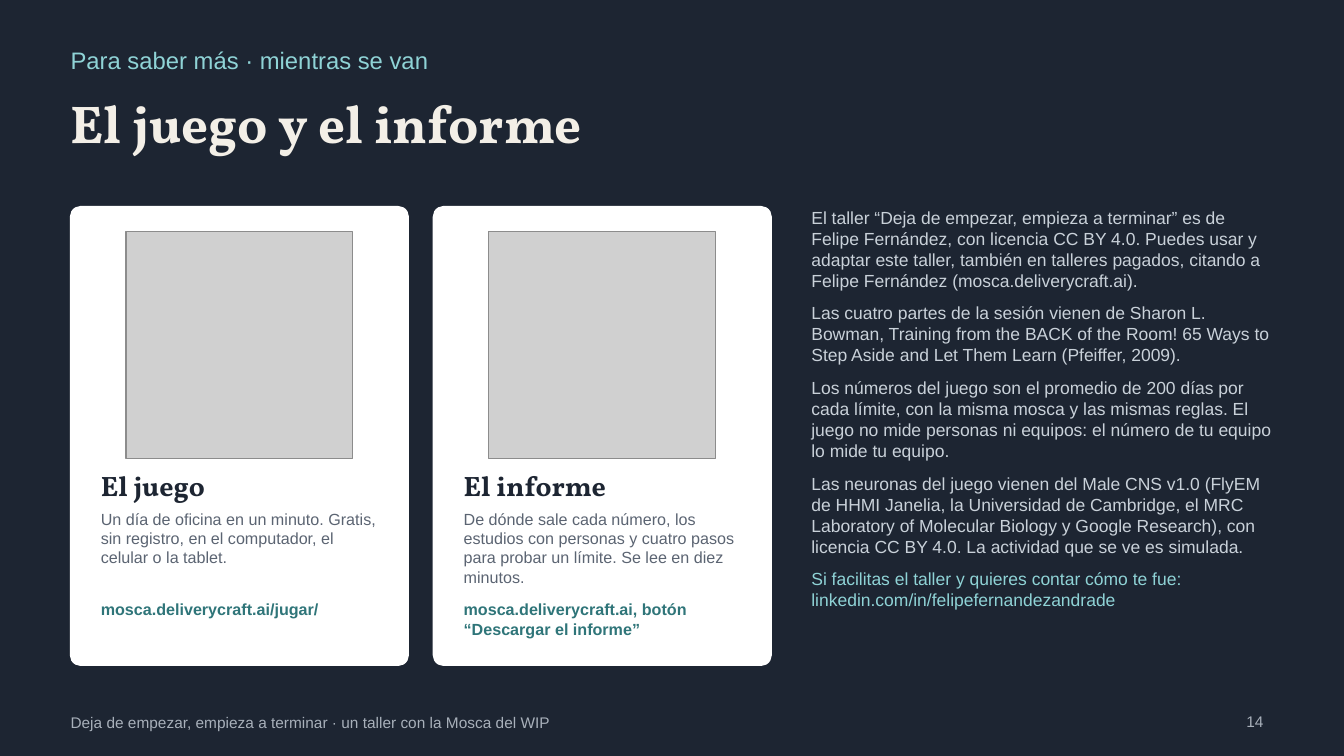
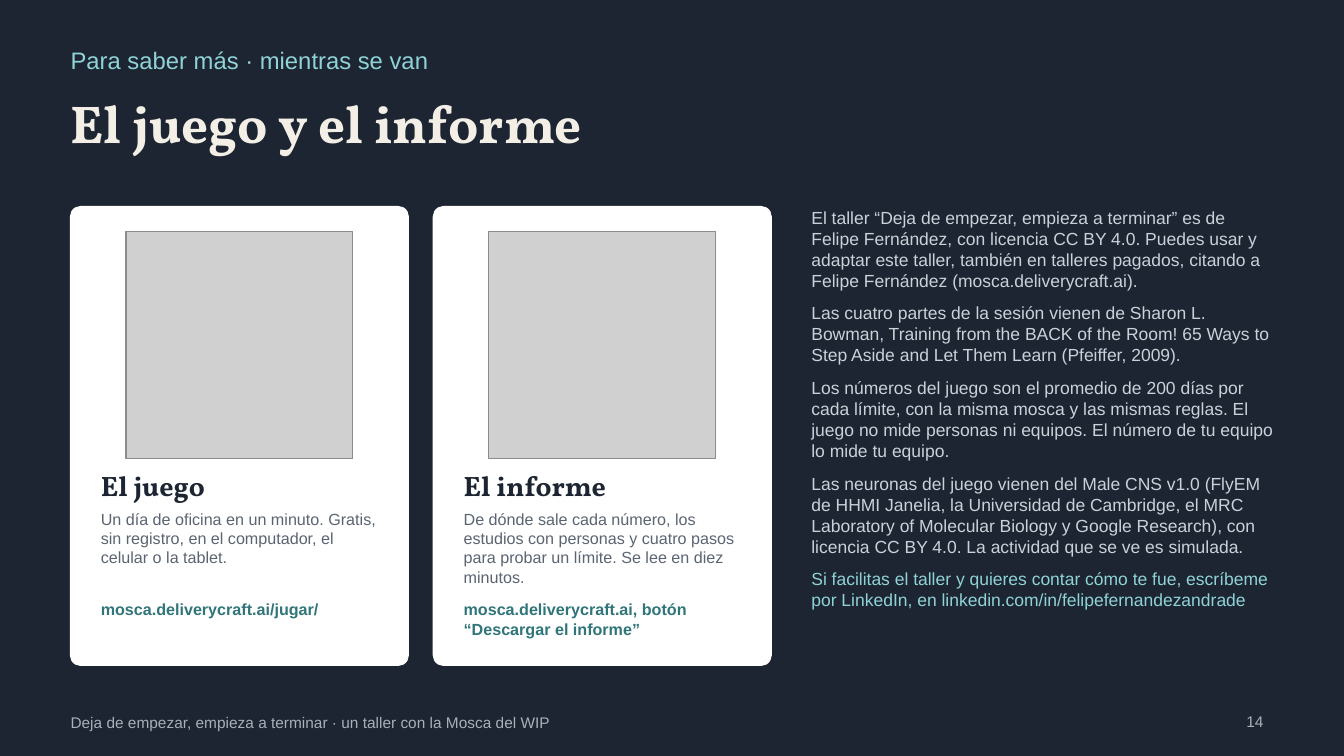
Before and after one commit to ferfelan/mosca-del-wip, a slide deck: slide 14 of public/taller/Mosca-del-WIP-Taller-Presentacion.pptx. Drawn at 1344x756 pixels with LibreOffice and Linux fonts; fonts in the diff are those of the drawing; grey boxes stand for pictures. Boxes give left, top, right and bottom in pixels: in the first picture for what was removed or moved away, otherwise in the second. Text is boxed around its words. In the diff, an @@ line names an element or a change of style, - is before the commit and + after.

```diff
--- a/public/taller/Mosca-del-WIP-Taller-Presentacion.pptx
+++ b/public/taller/Mosca-del-WIP-Taller-Presentacion.pptx
@@ text at bbox=[811, 381, 1273, 461]: text changed @@
-Los números del juego son el promedio de 200 días por cada límite, con la misma mosca y las mismas reglas. El juego no mide personas ni equipos: el número de tu equipo lo mide tu equipo.
+Los números del juego son el promedio de 200 días por cada límite, con la misma mosca y las mismas reglas. El juego no mide personas ni equipos. El número de tu equipo lo mide tu equipo.
@@ text at bbox=[811, 572, 1268, 610]: text changed @@
-Si facilitas el taller y quieres contar cómo te fue: linkedin.com/in/felipefernandezandrade
+Si facilitas el taller y quieres contar cómo te fue, escríbeme por LinkedIn, en linkedin.com/in/felipefernandezandrade
```
Also in this commit, not shown: 7 other slides changed, 26 other files.
